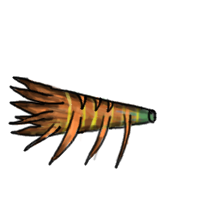
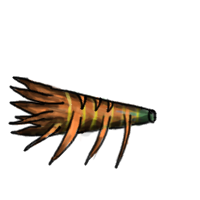
Revision of a layered 200x200 image; what changed, layer by layer:
painted on "rock drill shade" over (21, 112, 154, 161)
